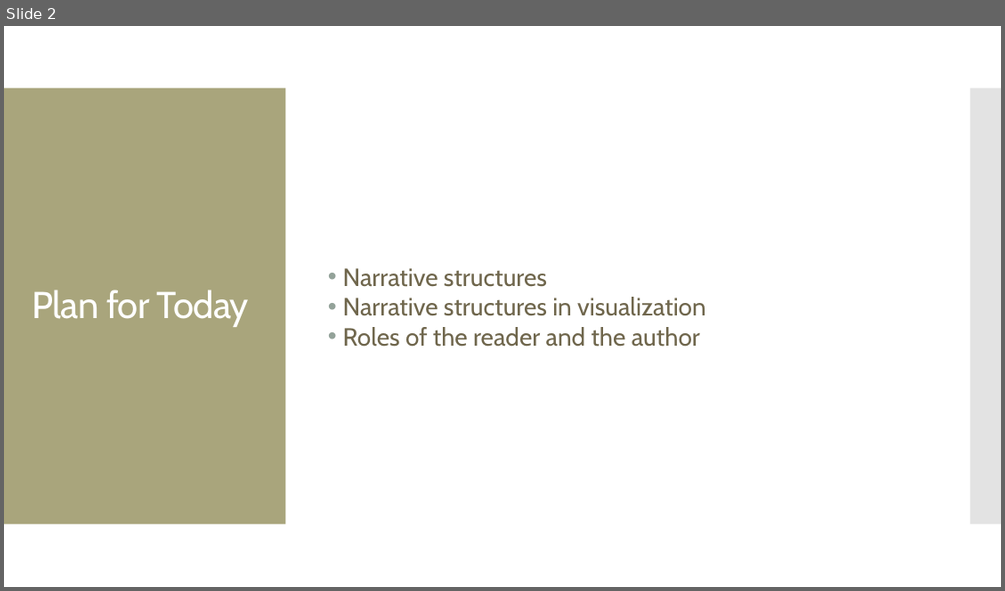
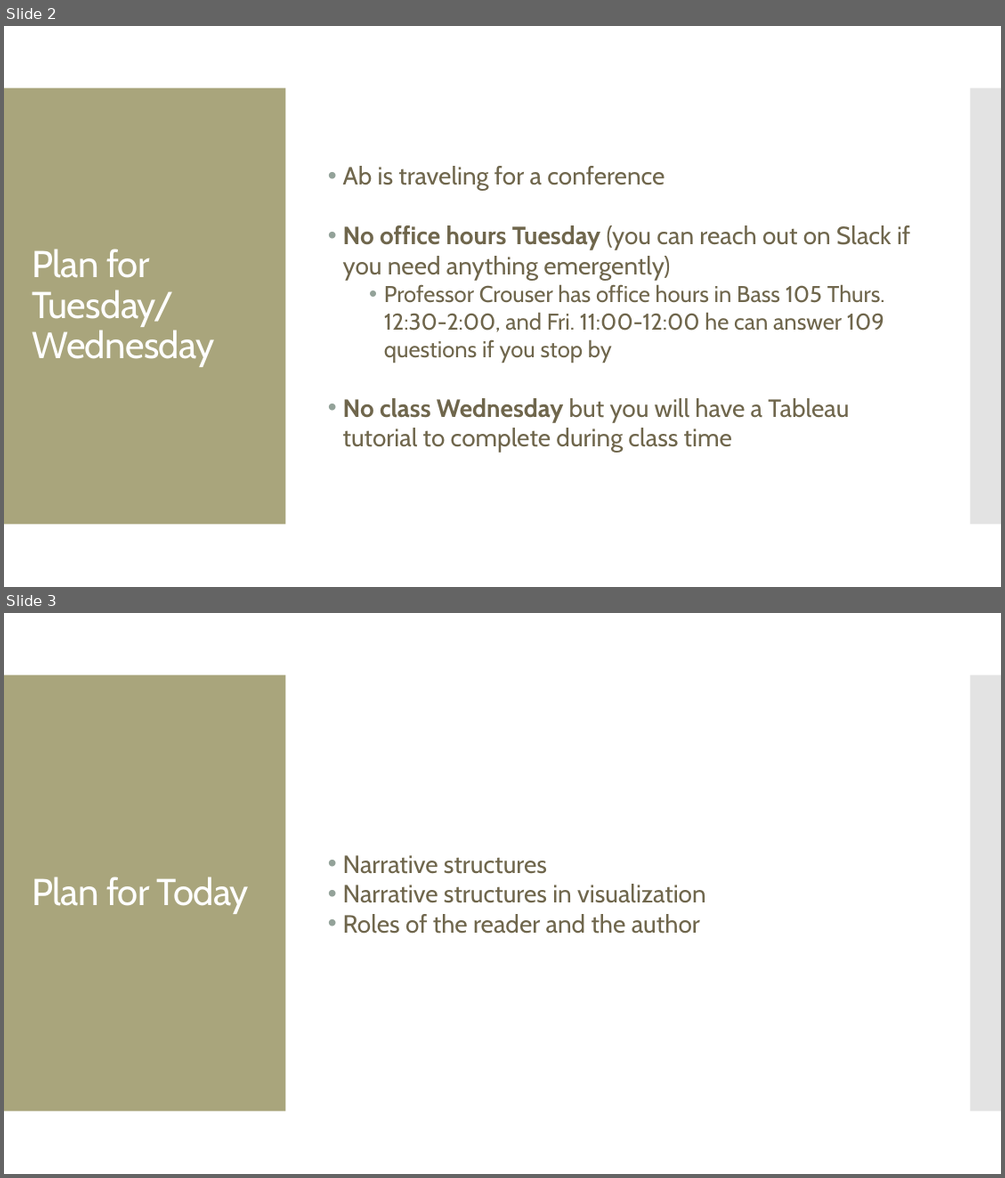
Before and after one commit to amosca01/SDS-CSC109, a slide deck: slides/08-storytelling.pptx. Shown one above the other, each under a label of ours: slide 2 before the commit, slides 2 and 3 after it. The pictures are 1005x591 and 1005x1178 pixels, drawn with LibreOffice and Linux fonts; fonts in the diff are those of the drawing. Boxes give left, top, right and bottom in pixels: in the first picture for what was removed or moved away, otherwise in the second. Text is boxed around its words. In the diff, an @@ line names an element or a change of style, - is before the commit and + after.

```diff
--- a/slides/08-storytelling.pptx
+++ b/slides/08-storytelling.pptx
@@ slide 2 added at (4,26,1001,587), background #FFFFFF; not listed: 2 template elements that a slide beside it also shows @@
@@ text added at (343,166,910,452), 24 pt, text #6F664C @@
+• Ab is traveling for a conference
+• No office hours Tuesday (you can reach out on Slack if you need anything emergently)
+  • Professor Crouser has office hours in Bass 105 Thurs. 12:30-2:00, and Fri. 11:00-12:00 he can answer 109 questions if you stop by
+• No class Wednesday but you will have a Tableau tutorial to complete during class time
@@ title added at (32,248,215,367), 36 pt, text #FFFFFF @@
+Plan for Tuesday/ Wednesday
@@ what was slide 2 is now slide 3 @@
```
Also in this commit, not shown: 5 other files.
